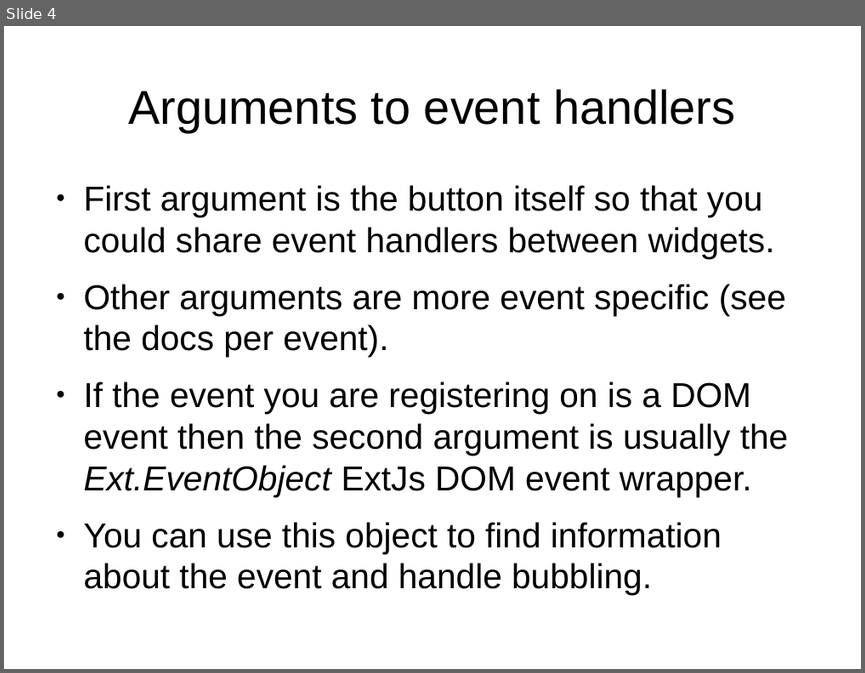
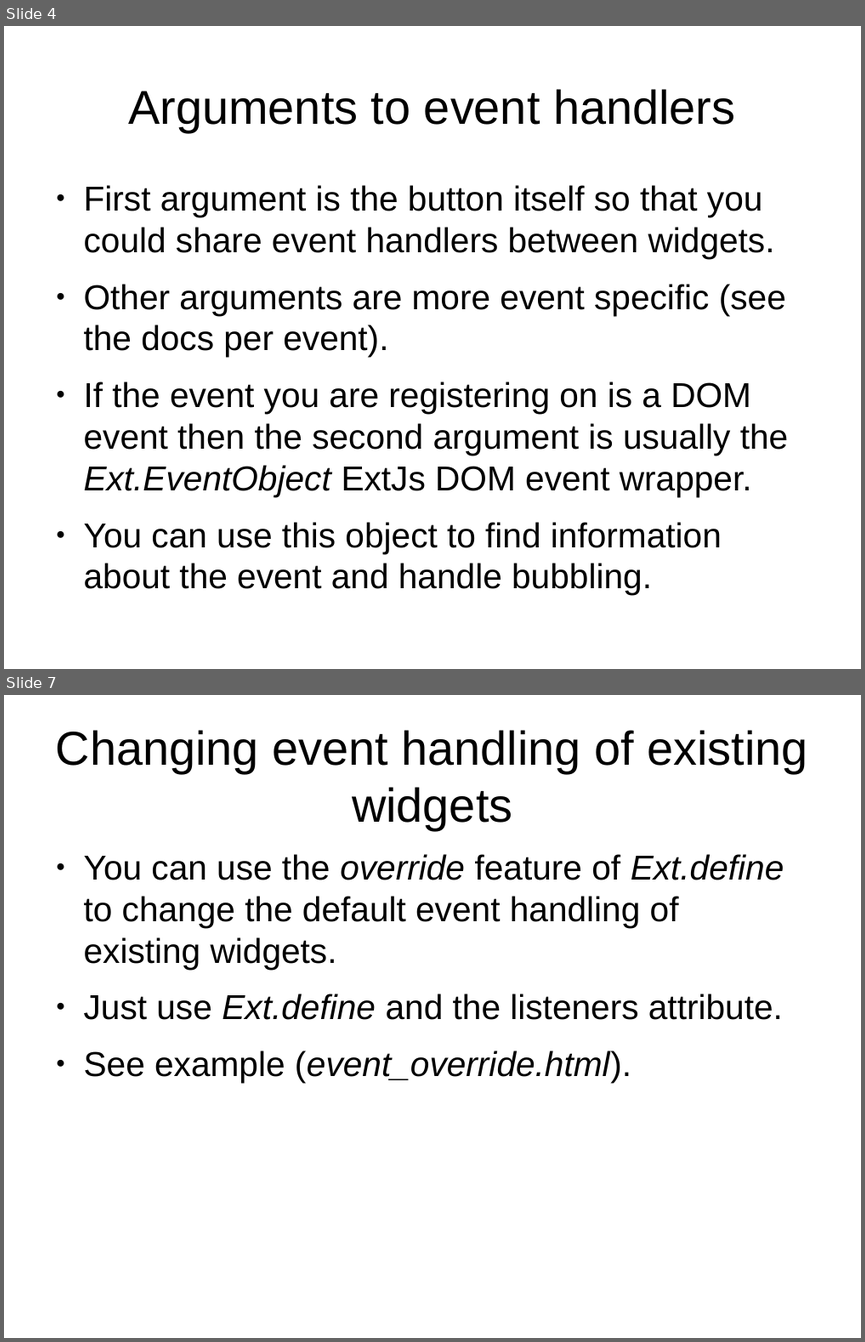
Before and after one commit to veltzer/demos, a slide deck: javascript/extjs/doc/extjs_event_handling.odp. Shown one above the other, each under a label of ours: slide 4 before the commit, slides 4 and 7 after it; the slides between them are not shown. The pictures are 865x673 and 865x1342 pixels, drawn with LibreOffice and Linux fonts; fonts in the diff are those of the drawing. Boxes give left, top, right and bottom in pixels: in the first picture for what was removed or moved away, otherwise in the second. Text is boxed around its words. In the diff, an @@ line names an element or a change of style, - is before the commit and + after.

Commit message:
more event handling

```diff
--- a/javascript/extjs/doc/extjs_event_handling.odp
+++ b/javascript/extjs/doc/extjs_event_handling.odp
@@ slide 7 added at (4,695,861,1338), background #FFFFFF @@
@@ title added at (56,730,807,830), 44 pt, text #000000 @@
+Changing event handling of existing widgets
@@ text added at (84,854,784,1083), 32 pt, text #000000 @@
+● You can use the override feature of Ext.define to change the default event handling of existing widgets.
+● Just use Ext.define and the listeners attribute.
+● See example (event_override.html).
```
Also in this commit, not shown: 2 slides changed, 2 other slides added, 3 other files.
